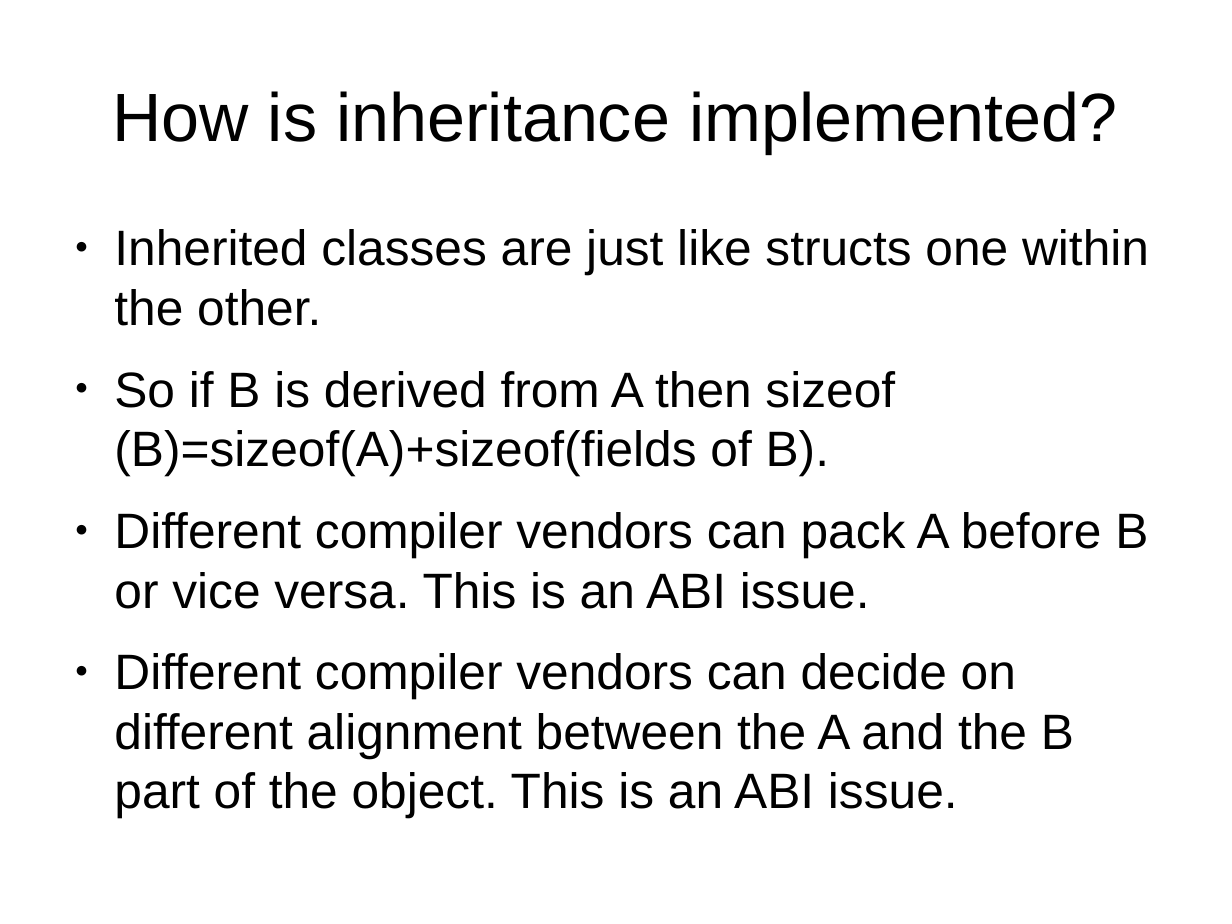
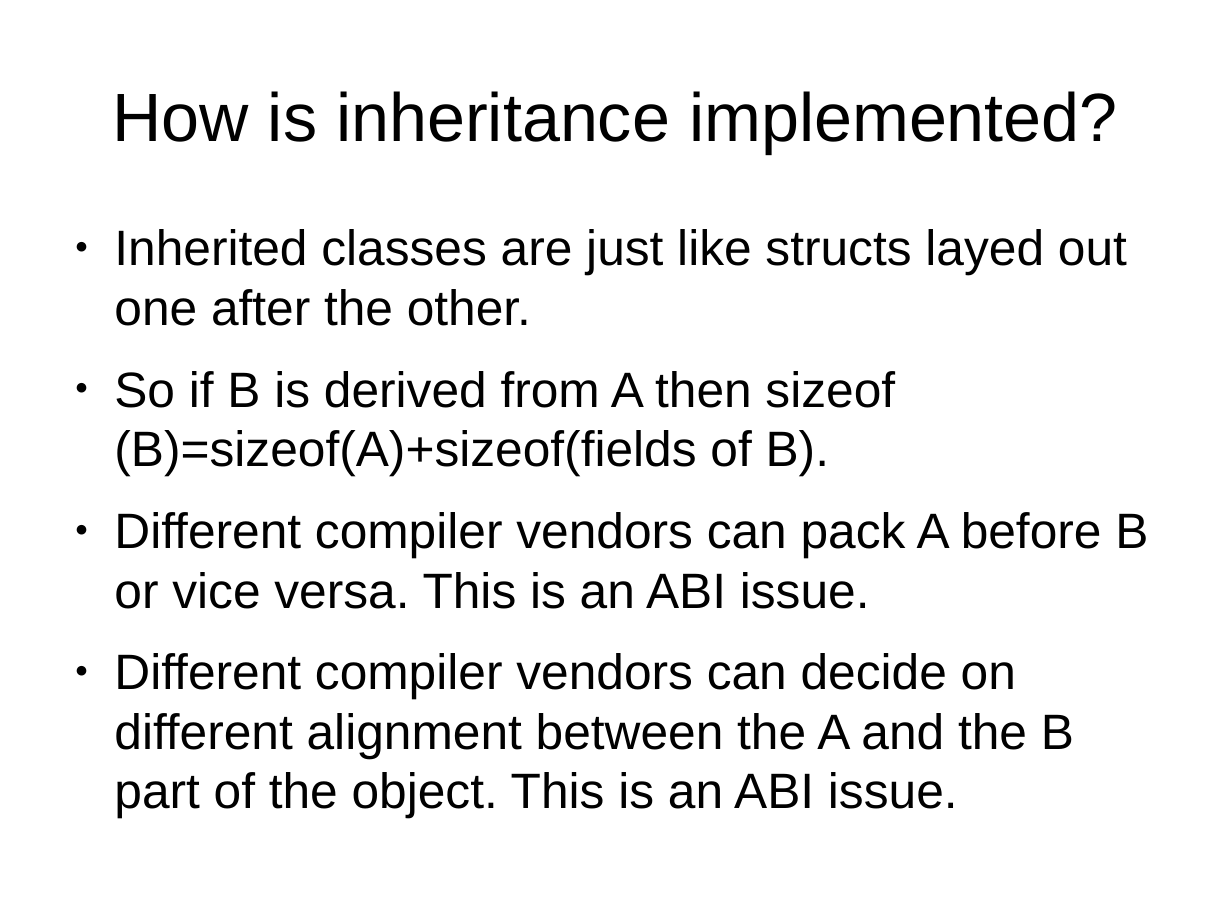
Before and after one commit to veltzer/demos, a slide deck: slide 53 of cpp/multi_core/effective_cplusplus.odp (slide 52 before the commit). Drawn at 1232x924 pixels with LibreOffice and Linux fonts; fonts in the diff are those of the drawing. Boxes give left, top, right and bottom in pixels: in the first picture for what was removed or moved away, otherwise in the second. Text is boxed around its words. In the diff, an @@ line names an element or a change of style, - is before the commit and + after.

```diff
--- a/cpp/multi_core/effective_cplusplus.odp
+++ b/cpp/multi_core/effective_cplusplus.odp
@@ text at (114,229,1127,326): text changed @@
-● Inherited classes are just like structs one within the other.
+● Inherited classes are just like structs layed out one after the other.
```
Also in this commit, not shown: 11 other slides changed, 6 slides added, 1 other file.
